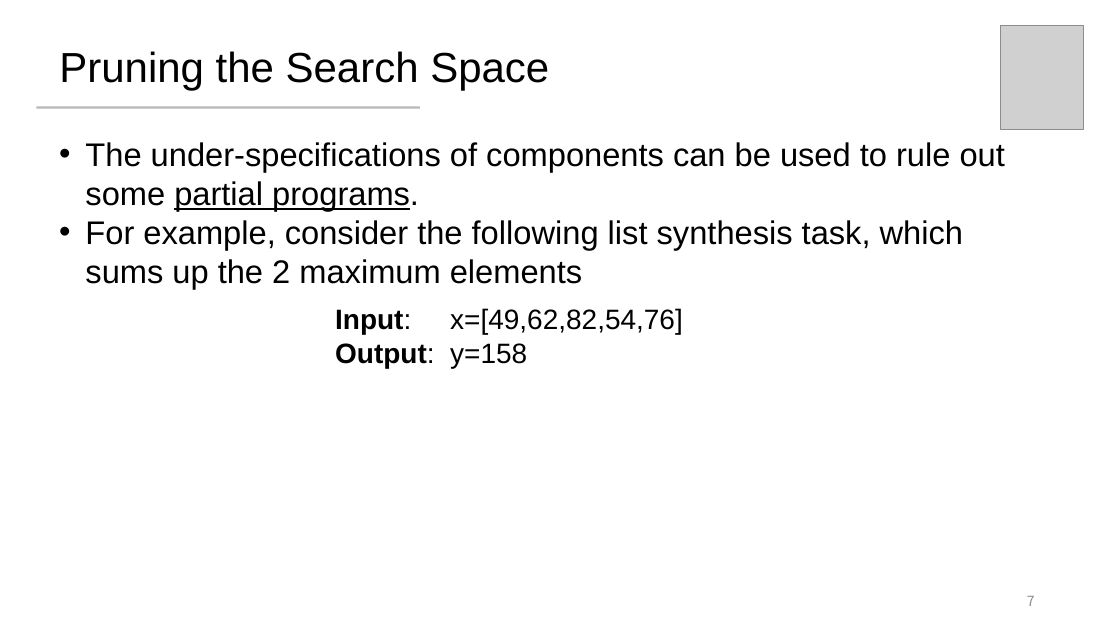
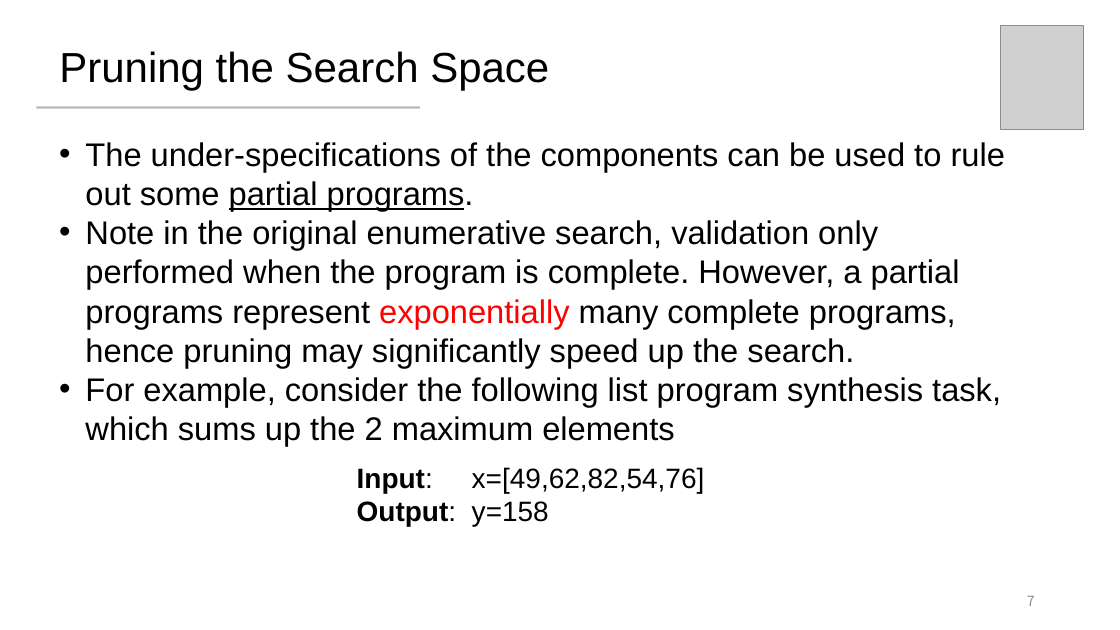
Before and after one commit to wx-csy/program-synthesis, a slide deck: slide 7 of Conflict-Driven.pptx. Drawn at 1120x630 pixels with LibreOffice and Linux fonts; fonts in the diff are those of the drawing; grey boxes stand for pictures. Boxes give left, top, right and bottom in pixels: in the first picture for what was removed or moved away, otherwise in the second. Text is boxed around its words. In the diff, an @@ line names an element or a change of style, - is before the commit and + after.

```diff
--- a/Conflict-Driven.pptx
+++ b/Conflict-Driven.pptx
@@ text at <box>85,142,1005,446</box>: text changed @@
-• The under-specifications of components can be used to rule out some partial programs.
-• For example, consider the following list synthesis task, which sums up the 2 maximum elements
+• The under-specifications of the components can be used to rule out some partial programs.
+• Note in the original enumerative search, validation only performed when the program is complete. However, a partial programs represent exponentially many complete programs, hence pruning may significantly speed up the search.
+• For example, consider the following list program synthesis task, which sums up the 2 maximum elements
@@ text "Input: x=[49,62,82,54,76]": place and size @@
-text "Input: x=[49,62,82,54,76]" at <box>335,308,683,368</box>
+text "Input: x=[49,62,82,54,76]" at <box>357,467,705,526</box>
```
Also in this commit, not shown: 9 other slides changed.
